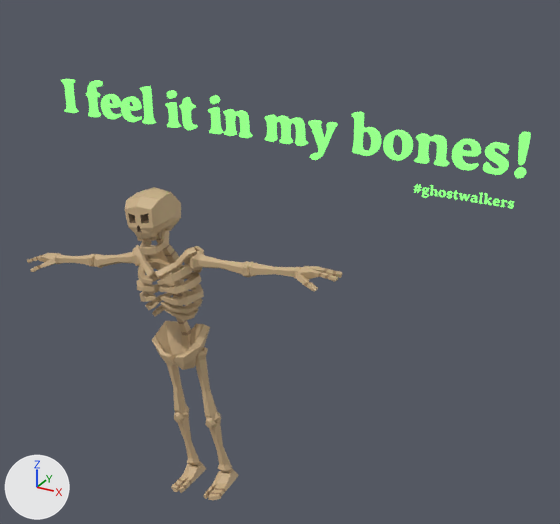
An edit to the glTF model dist/models/7.hotspot/7.hotspot.ghost.glb, drawn before and after from the same camera.
One viewpoint serves both versions: a 50 mm camera at (1.76, -2.87, 3.03) aimed at (-0.01, 0.34, 1.42). Every picture has the same lights, and +X, +Y and +Z are marked at lower left. Where no turn or scale is listed for an object, it has been applied to the vertices. Vertices at the same position are counted once.

Names of what the first picture shows: 'Character_Skeleton_01_1.010', 'Text.025', 'Text.026'.
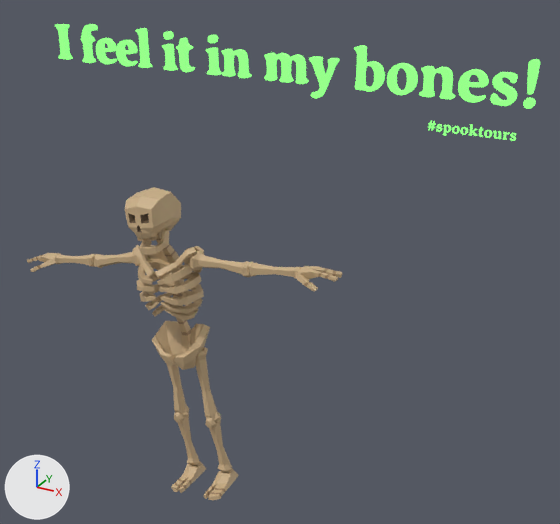
What differs and where, as boxes (x1, y1, x2, y2) in the pictures (560 x 524 px; the box of a moved part takes in the faces that stretch with it):
'Text.025', moved: before (61, 79, 531, 178); after (55, 24, 540, 109)
'Text.026', reshaped, moved (12% narrower, 15% shorter): before (414, 184, 514, 209); after (428, 120, 516, 141)
part 1 of me_text_005, moved or reshaped: before (414, 184, 507, 207); after (428, 120, 516, 141)

The change, as a list of edits to the scene's bpy script:
```text
Change me_text_005:
    used by ob_text_026; location = (1.202, 0.0, 2.04)
    remove me_text_005.from_pydata(...)  # 10592 vertices, 21156 faces; spans x -0.412..-0.013, y -0.003..0.003, z -0.028..0.027
    add me_text_005.from_pydata(...)  # 8372 vertices, 16720 faces; spans x -0.382..-0.043, y -0.003..0.003, z -0.028..0.027
    me_text_005 part 1: 194 vertices moved within x -0.382..-0.045, y -0.003..0.003, z -0.015..0.013; 9150 vertices removed from x -0.412..-0.039, y -0.003..0.003, z -0.028..0.027; 7582 vertices added at x -0.382..-0.043, y -0.003..0.003, z -0.028..0.027
Change ob_text_025:
    ob_text_025.location: (-1.054, 0.0, 2.079) -> (-1.054, 0.0, 2.339)
Change ob_text_026:
    ob_text_026.location: (1.202, 0.0, 2.04) -> (1.21, 0.0, 2.3)
```
